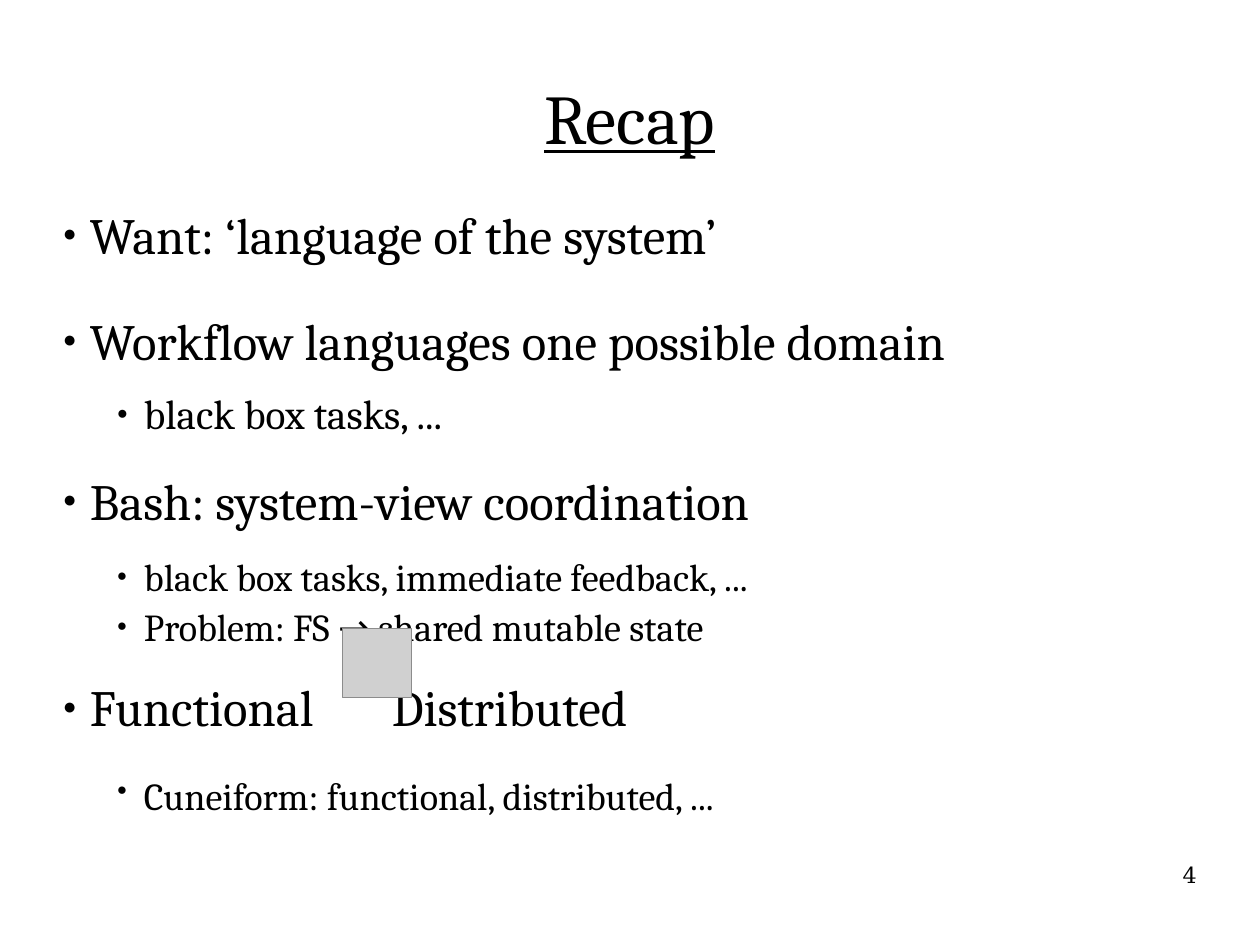
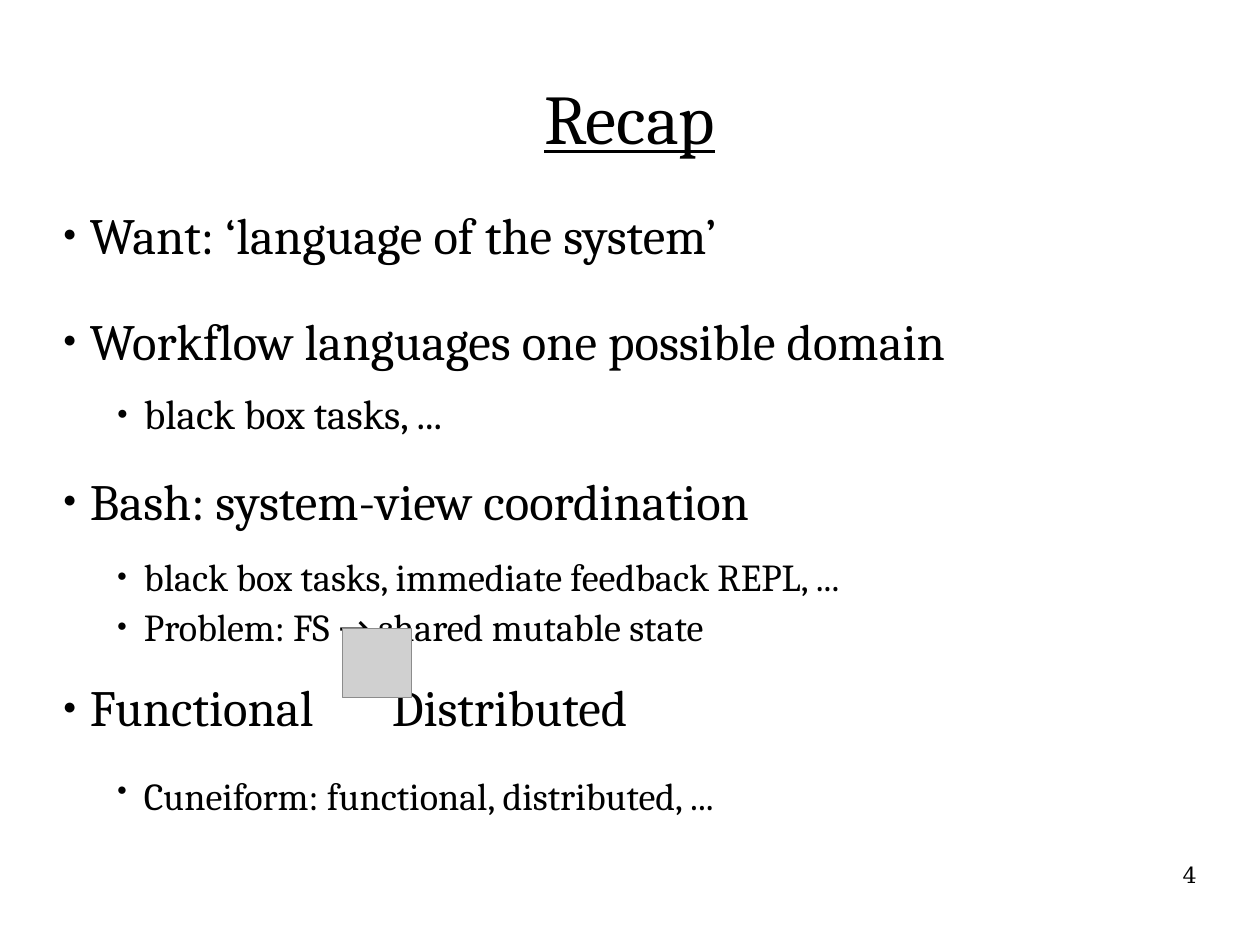
Before and after one commit to flange/drift-dev, a slide deck: slide 4 of presentation/hottopix/ht2.odp. Drawn at 1260x945 pixels with LibreOffice and Linux fonts; fonts in the diff are those of the drawing; grey boxes stand for pictures. Boxes give left, top, right and bottom in pixels: in the first picture for what was removed or moved away, otherwise in the second. Text is boxed around its words. In the diff, an @@ line names an element or a change of style, - is before the commit and + after.

```diff
--- a/presentation/hottopix/ht2.odp
+++ b/presentation/hottopix/ht2.odp
@@ subtitle at (144,564,808,596): text changed @@
-    ● black box tasks, immediate feedback, ...
+    ● black box tasks, immediate feedback REPL, ...
```
Also in this commit, not shown: 26 other slides changed, 6 slides added, 1 other file.
